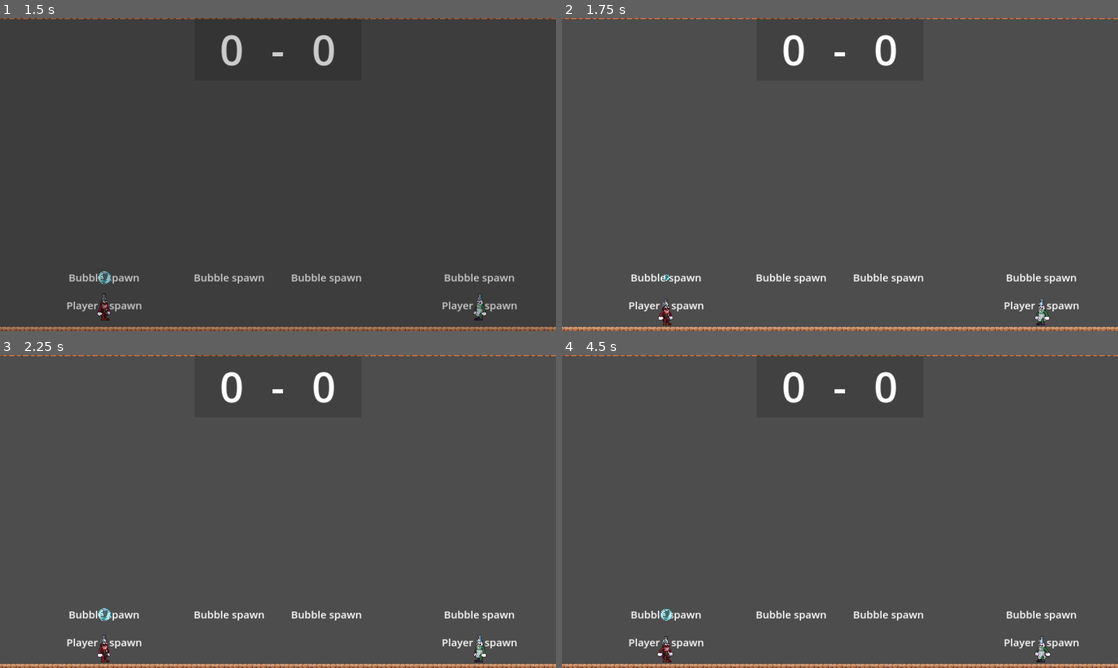
Above: before the commit, frames 1-4 (two rows, left to right).
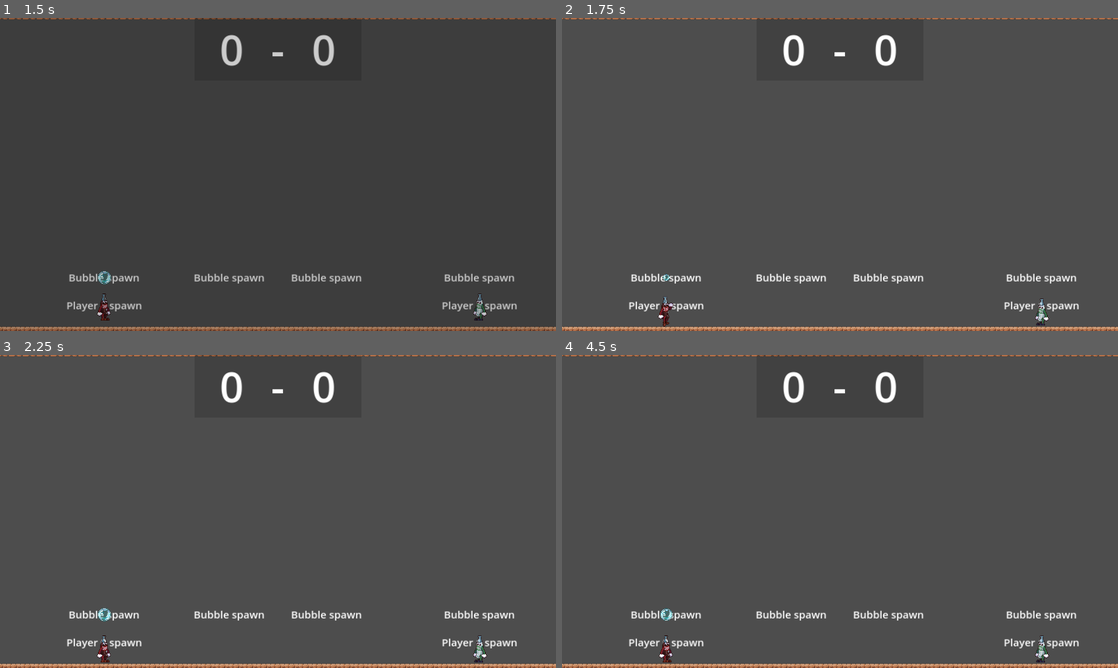
Above: after the commit, the same moments.

Repository: Frn1/GGJ-2025
Game: Godot game, scene res://scenes/main_menu.tscn
Same seed, same stepped clock (60 frames per second), same inputs: the game is played once before the commit and once after it.
Inputs:
- Up to frame 1 (1.5 s): click "Play" at 0.5 s
- Up to frame 2 (1.75 s): no input
- Up to frame 3 (2.25 s): no input
- Up to frame 4 (4.5 s): no input

Frame 1 is identical in both runs. In frame 2, 0.2% of the frame differs, in the area x 17-88%, y 88-99%; in frame 3, 0.1%; in frame 4, 0.2%.

Commit message:
Add jumping animations

Diff:
--- /dev/null
+++ b/objects/attack.tscn
@@ -0,0 +1,18 @@
+[gd_scene load_steps=3 format=3 uid="uid://cjgs2ugb8pajh"]
+
+[ext_resource type="Texture2D" uid="uid://c2uaemrvr4ors" path="res://icon.svg" id="1_6qopm"]
+
+[sub_resource type="SegmentShape2D" id="SegmentShape2D_11ohv"]
+a = Vector2(-8, 0)
+b = Vector2(8, 0)
+
+[node name="Attack" type="Area2D"]
+collision_layer = 4
+collision_mask = 3
+
+[node name="CollisionShape2D" type="CollisionShape2D" parent="."]
+shape = SubResource("SegmentShape2D_11ohv")
+
+[node name="Sprite2D" type="Sprite2D" parent="."]
+scale = Vector2(0.125, 0.025)
+texture = ExtResource("1_6qopm")
--- a/objects/bubble.tscn
+++ b/objects/bubble.tscn
@@ -95,7 +95,6 @@
 libraries = {
 "": SubResource("AnimationLibrary_c5ked")
 }
-autoplay = "idle"
 playback_auto_capture_transition_type = 2
 playback_auto_capture_ease_type = 2
 
--- a/objects/player.gd
+++ b/objects/player.gd
@@ -12,36 +12,45 @@
 signal bubble_collected
 signal bubble_lost
 
+@onready var sprite = $Sprite
+
 func _ready() -> void:
-	$Sprite.sprite_frames = load("res://objects/player/{0}/animations.tres".format([number]))
+	sprite.sprite_frames = load("res://objects/player/{0}/animations.tres".format([number]))
 	if number == 1:
-		$Sprite.flip_h = true
-	$Sprite.play()
+		sprite.flip_h = true
 
 func _physics_process(delta: float) -> void:
 	if not is_on_floor():
 		velocity += get_gravity() * delta
 
-	if Input.is_action_just_pressed("jump_p" + str(number)) and is_on_floor() and not is_on_ceiling():
+	var jump = Input.is_action_just_pressed("jump_p" + str(number)) and is_on_floor()
+	if jump:
 		velocity.y = -jump_velocity
 
-	var direction := Input.get_axis("move_left_p" + str(number), "move_right_p" + str(number))
+	var direction: float = Input.get_axis("move_left_p" + str(number), "move_right_p" + str(number))
 	if direction:
 		velocity.x = direction * speed
 	else:
 		velocity.x = move_toward(velocity.x, 0, speed)
 
 	if direction > 0:
-		$Sprite.flip_h = false
+		sprite.flip_h = false
 	elif direction < 0:
-		$Sprite.flip_h = true
-
-	if direction == 0:
-		$Sprite.animation = "idle"
-	else:
-		$Sprite.animation = "running"
+		sprite.flip_h = true
 
 	move_and_slide()
+
+	if not jump and is_zero_approx(velocity.y):
+		if is_zero_approx(direction):
+			sprite.animation = "idle"
+		else:
+			sprite.animation = "running"
+	elif velocity.y > 0:
+		sprite.animation = "midair"
+	elif velocity.y < 0:
+		sprite.animation = "falling"
+	else:
+		sprite.animation = "jump"
 
 
 func _on_bubble_collected() -> void:
--- a/objects/player.tscn
+++ b/objects/player.tscn
@@ -15,9 +15,8 @@
 
 [node name="Sprite" type="AnimatedSprite2D" parent="."]
 sprite_frames = ExtResource("2_c3g0i")
-animation = &"running"
+animation = &"jump"
 autoplay = "idle"
-frame_progress = 0.761298
 
 [node name="CollisionShape2D" type="CollisionShape2D" parent="."]
 position = Vector2(-0.5, 4.5)
--- a/objects/player/0/animations.tres
+++ b/objects/player/0/animations.tres
@@ -1,7 +1,10 @@
-[gd_resource type="SpriteFrames" load_steps=17 format=3 uid="uid://ch0rn4io6wssm"]
+[gd_resource type="SpriteFrames" load_steps=20 format=3 uid="uid://ch0rn4io6wssm"]
 
+[ext_resource type="Texture2D" uid="uid://md5cssoiad7s" path="res://objects/player/0/falling.png" id="1_842wv"]
 [ext_resource type="Texture2D" uid="uid://came02438k2el" path="res://objects/player/0/idle.png" id="1_pnlub"]
 [ext_resource type="Texture2D" uid="uid://dsk21q5r3kupb" path="res://objects/player/0/running.png" id="2_a2uxw"]
+[ext_resource type="Texture2D" uid="uid://bx6jeeeyqtedr" path="res://objects/player/0/jump_start.png" id="3_x1our"]
+[ext_resource type="Texture2D" uid="uid://2e5a5w3g8v12" path="res://objects/player/0/midair.png" id="4_87f3o"]
 
 [sub_resource type="AtlasTexture" id="AtlasTexture_4hfef"]
 atlas = ExtResource("1_pnlub")
@@ -63,6 +66,14 @@
 animations = [{
 "frames": [{
 "duration": 1.0,
+"texture": ExtResource("1_842wv")
+}],
+"loop": true,
+"name": &"falling",
+"speed": 5.0
+}, {
+"frames": [{
+"duration": 1.0,
 "texture": SubResource("AtlasTexture_4hfef")
 }, {
 "duration": 1.0,
@@ -83,6 +94,22 @@
 "loop": true,
 "name": &"idle",
 "speed": 9.0
+}, {
+"frames": [{
+"duration": 1.0,
+"texture": ExtResource("3_x1our")
+}],
+"loop": true,
+"name": &"jump",
+"speed": 1.0
+}, {
+"frames": [{
+"duration": 1.0,
+"texture": ExtResource("4_87f3o")
+}],
+"loop": true,
+"name": &"midair",
+"speed": 5.0
 }, {
 "frames": [{
 "duration": 1.0,
--- a/objects/player/1/animations.tres
+++ b/objects/player/1/animations.tres
@@ -86,6 +86,30 @@
 }, {
 "frames": [{
 "duration": 1.0,
+"texture": null
+}],
+"loop": true,
+"name": &"jump_down",
+"speed": 5.0
+}, {
+"frames": [{
+"duration": 1.0,
+"texture": null
+}],
+"loop": false,
+"name": &"jump_start",
+"speed": 5.0
+}, {
+"frames": [{
+"duration": 1.0,
+"texture": null
+}],
+"loop": true,
+"name": &"jump_up",
+"speed": 5.0
+}, {
+"frames": [{
+"duration": 1.0,
 "texture": SubResource("AtlasTexture_mo5e0")
 }, {
 "duration": 1.0,
--- a/scenes/game/ui.gd
+++ b/scenes/game/ui.gd
@@ -3,7 +3,7 @@
 # Separé esto a su propio script porque si no cuando se pausaba el juego, todo
 # dejaba de responder (Ya que el process_mode era inherit)
 
-func _input(event: InputEvent) -> void:
+func _input(_event: InputEvent) -> void:
 	if Input.is_action_just_pressed("pause"):
 		toggle_pause()
 
--- a/scenes/main_menu.tscn
+++ b/scenes/main_menu.tscn
@@ -1,9 +1,11 @@
-[gd_scene load_steps=3 format=3 uid="uid://its1rfbkygrf"]
+[gd_scene load_steps=4 format=3 uid="uid://its1rfbkygrf"]
 
 [ext_resource type="Script" path="res://scenes/main_menu.gd" id="1_dq8jc"]
 
 [sub_resource type="LabelSettings" id="LabelSettings_vkqbu"]
 font_size = 128
+
+[sub_resource type="AudioStreamMicrophone" id="AudioStreamMicrophone_5yvyr"]
 
 [node name="MainMenu" type="Control"]
 layout_mode = 3
@@ -49,5 +51,8 @@
 text = "Quit"
 metadata/_edit_use_anchors_ = true
 
+[node name="AudioStreamPlayer" type="AudioStreamPlayer" parent="."]
+stream = SubResource("AudioStreamMicrophone_5yvyr")
+
 [connection signal="pressed" from="Items/Buttons/Play" to="." method="_on_play_pressed"]
 [connection signal="pressed" from="Items/Buttons/Quit" to="." method="_on_quit_pressed"]
Binary file added: objects/player/0/falling.png
Not shown, added: objects/player/0/falling.png.import
Binary file added: objects/player/0/falling_shoot.png
Not shown, added: objects/player/0/falling_shoot.png.import
Binary file added: objects/player/0/idle_shoot.png
Not shown, added: objects/player/0/idle_shoot.png.import
Binary file added: objects/player/0/jump_start.png
Not shown, added: objects/player/0/jump_start.png.import
Binary file added: objects/player/0/land.png
Not shown, added: objects/player/0/land.png.import
Binary file added: objects/player/0/midair.png
Not shown, added: objects/player/0/midair.png.import
(and 4 more such lines)
